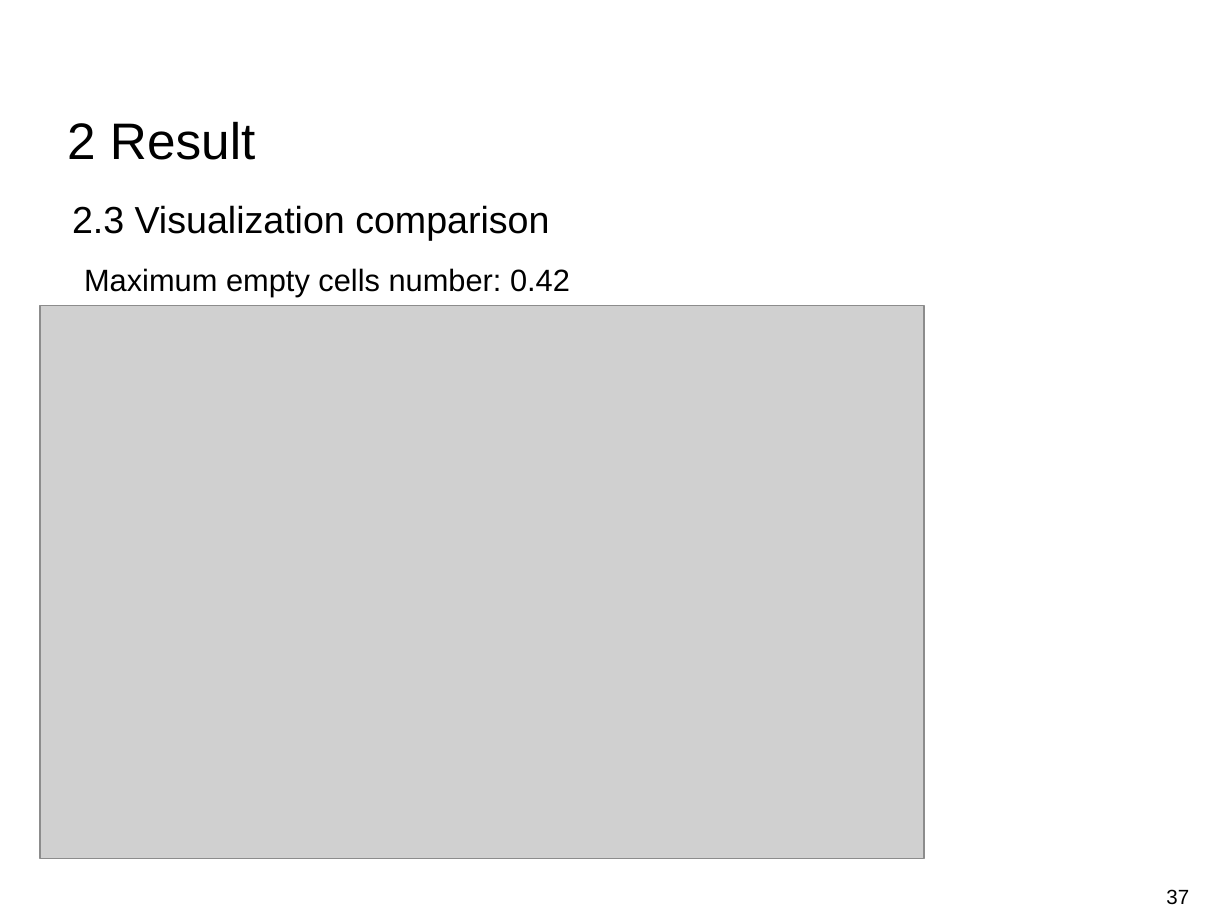
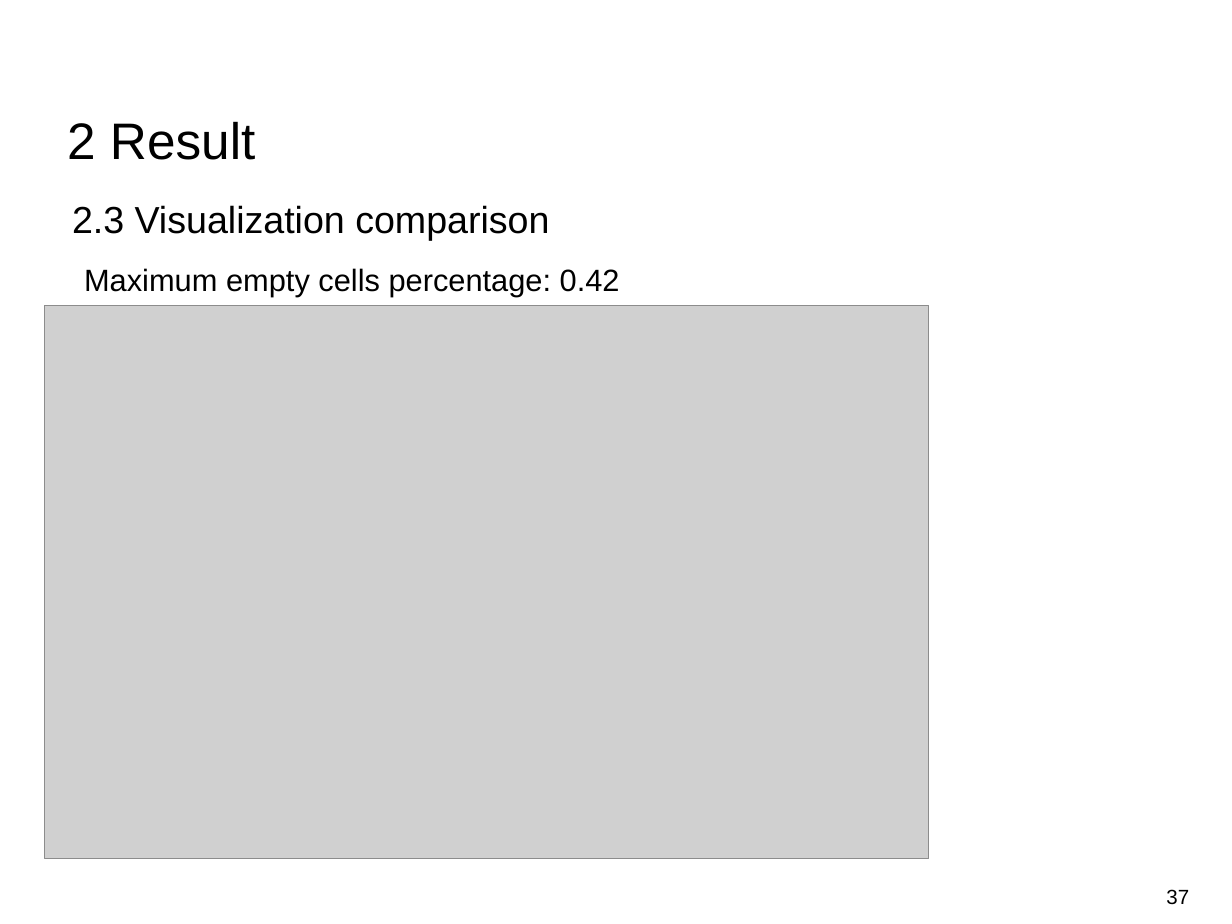
Before and after one commit to Tom-Huang/visual_navigation, a slide deck: slide 37 of Indirect Visual Odometry with Optical Flow.odp. Drawn at 1232x924 pixels with LibreOffice and Linux fonts; fonts in the diff are those of the drawing; grey boxes stand for pictures; background and template pictures are left out. Boxes give left, top, right and bottom in pixels: in the first picture for what was removed or moved away, otherwise in the second. Text is boxed around its words. In the diff, an @@ line names an element or a change of style, - is before the commit and + after.

Commit message:
feat: add presentation

```diff
--- a/Indirect Visual Odometry with Optical Flow.odp
+++ b/Indirect Visual Odometry with Optical Flow.odp
@@ text at [84, 268, 620, 296]: text changed @@
-Maximum empty cells number: 0.42
+Maximum empty cells percentage: 0.42
@@ picture: place and size @@
-picture at [41, 306, 924, 859]
+picture at [44, 306, 928, 859]
```
Also in this commit, not shown: 2 other slides changed, 5 slides added, 8 slides removed.
